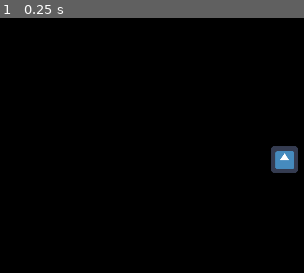
Above: before the commit, frame 1.
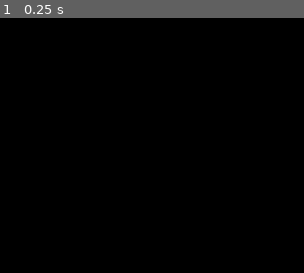
Above: after the commit, the same moment.

Repository: outfrost/livestream-tools
Game: Godot game, scene res://Main.tscn
Two runs of this game, one before a commit and one after it. Both use one fixed random seed, a clock stepped at 60 frames per second and the inputs below. The engine's default icon, where the game draws it, is replaced by a stand-in: a white triangle on a blue panel in a dark square.
Inputs:
- Up to frame 1 (0.25 s): no input

The runs differ from the first frame. In frame 1, 0.9% of the frame differs, in the area x 89-99%, y 50-61%.

Commit message:
Add sensors monitoring poc

Diff:
--- a/overlay/Main.tscn
+++ b/overlay/Main.tscn
@@ -1,19 +1,9 @@
 [gd_scene load_steps=3 format=2]
 
 [ext_resource path="res://Main.gd" type="Script" id=1]
-[ext_resource path="res://icon.png" type="Texture" id=2]
+[ext_resource path="res://Sensors.tscn" type="PackedScene" id=3]
 
 [node name="Main" type="Node"]
 script = ExtResource( 1 )
 
-[node name="TextureRect" type="TextureRect" parent="."]
-anchor_left = 0.5
-anchor_top = 0.5
-anchor_right = 0.5
-anchor_bottom = 0.5
-grow_horizontal = 2
-grow_vertical = 2
-texture = ExtResource( 2 )
-__meta__ = {
-"_edit_use_anchors_": false
-}
+[node name="Sensors" parent="." instance=ExtResource( 3 )]
--- /dev/null
+++ b/overlay/Sensors.gd
@@ -0,0 +1,51 @@
+extends Node
+
+onready var label = $Label
+
+var file: File = File.new()
+
+func _ready() -> void:
+	$RefreshTimer.connect("timeout", self, "refresh")
+
+func refresh() -> void:
+	var top = [];
+	var _r = OS.execute("top", ["-b", "-n", "1"], true, top)
+	if top.empty():
+		printerr("Output of `top -b -n 1` empty")
+		return
+	var lines = (top[0] as String).split("\n", false, 8)
+	var line_cpu: int = -1
+	for i in range(lines.size()):
+		if (lines[i] as String).begins_with("%Cpu(s):"):
+			line_cpu = i
+			break
+	if line_cpu < 0:
+		printerr("No CPU stats in output of `top`")
+		return
+	var cpu_fields = (lines[line_cpu] as String).strip_escapes().split(" ", false)
+	var cpu_perc = 100.0 - float(cpu_fields[7]) - float(cpu_fields[9])
+
+	var free = [];
+	var _ret = OS.execute("free", ["-k"], true, free)
+	if free.empty():
+		printerr("Output of `free -k` empty")
+		return
+	var fields = (free[0] as String).replace("\n", " ").replace("\t", " ").strip_escapes().split(" ", false)
+	var used_mem_gb = float(fields[8]) / (pow(2.0, 20.0))
+	var used_swap_gb = float(fields[15]) / (pow(2.0, 20.0))
+
+	var cpu_tctl = temperature("/sys/class/hwmon/hwmon1/temp1_input")
+	var cpu_tdie = temperature("/sys/class/hwmon/hwmon1/temp2_input")
+	var gpu_tedge = temperature("/sys/class/hwmon/hwmon3/temp1_input")
+	var gpu_tjunction = temperature("/sys/class/hwmon/hwmon3/temp2_input")
+	var gpu_tmem = temperature("/sys/class/hwmon/hwmon3/temp3_input")
+	var ssd_temp = temperature("/sys/class/hwmon/hwmon0/temp1_input")
+	label.text = (
+		"%.1f%%\n%.1f G\n%.1f G\n%.1f °C\n%.1f °C\n%.1f °C\n%.1f °C\n%.1f °C\n%.1f °C\n"
+		% [cpu_perc, used_mem_gb, used_swap_gb, cpu_tctl, cpu_tdie, gpu_tedge, gpu_tjunction, gpu_tmem, ssd_temp])
+
+func temperature(sensor: String) -> float:
+	file.open(sensor, File.READ)
+	var value = float(file.get_as_text()) / 1000.0
+	file.close()
+	return value
--- /dev/null
+++ b/overlay/Sensors.tscn
@@ -0,0 +1,19 @@
+[gd_scene load_steps=2 format=2]
+
+[ext_resource path="res://Sensors.gd" type="Script" id=1]
+
+[node name="Sensors" type="Node"]
+script = ExtResource( 1 )
+
+[node name="RefreshTimer" type="Timer" parent="."]
+autostart = true
+
+[node name="Label" type="Label" parent="."]
+margin_left = 287.675
+margin_top = 209.763
+margin_right = 327.675
+margin_bottom = 223.763
+rect_scale = Vector2( 4, 4 )
+__meta__ = {
+"_edit_use_anchors_": false
+}
